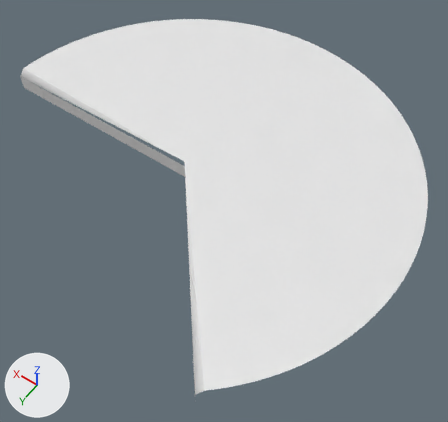
A saved change to the OBJ model Assets/Models/Slice64.obj.
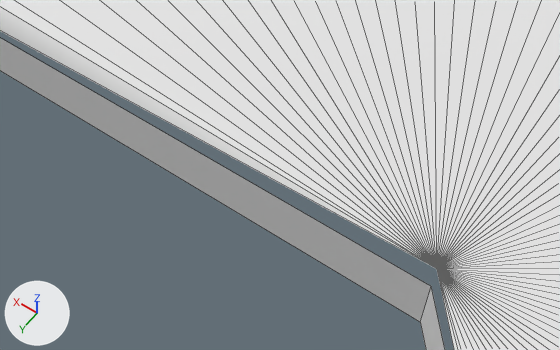
Old and new are each drawn whole from a 50 mm camera at (-1.164, 1.344, 1.927) aimed at (-0.195, -0.012, -0.204) and again close up from a 50 mm camera at (-0.095, 0.368, 0.587) aimed at (0.158, 0.015, 0.032). Arrows for +X, +Y and +Z are at lower left; the lights stay in place. The close-ups show mesh edges as thin lines. Where no turn or scale is listed for an object, it has been applied to the vertices.

Names of what the first close-up shows: 'Slice64'.
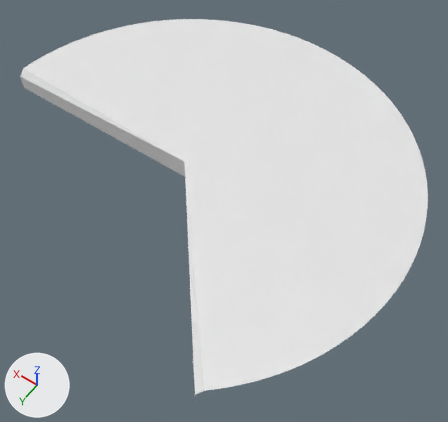
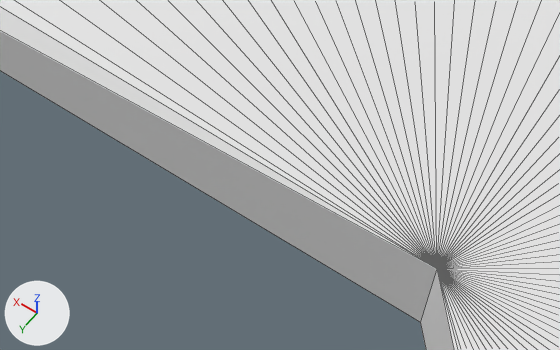
What differs and where, as boxes (x1, y1, x2, y2) in the close-ups (560 x 350 px; the box of a moved part takes in the faces that stretch with it):
part 1 of me_slice64, moved or reshaped: before (0, 38, 445, 350); after (0, 31, 454, 350)

Edits to the bpy script that builds the scene:
```text
Change me_slice64:
    where me_slice64.from_pydata(...)  # 72 vertices, 68 faces; spans x -1.0..1.0, y -1.0..0.77, z -0.1..0.0
    used by ob_slice64; location = (0.0, 0.0, 0.0)
    verts and faces of me_slice64; kept vertices keep their numbers, new ones are numbered from 72
    before: 0 (0.0, 0.0, 0.0) at pixel (436, 268), 2 (1.0, 0.0, -0.03), 67 (-0.64, 0.77, -0.03), 68 (0.0, 0.0, -0.1) at pixel (420, 322), 69 (0.0, 0.0, -0.03) at pixel (431, 286)
    before: 70 (1.0, 0.0, -0.1), 71 (-0.64, 0.77, -0.1)
    me_slice64 part 1
    add delete_vertices([69])  # with the faces that use them
    add faces += [(0, 2, 70, 68), (0, 68, 71, 67)]
```
